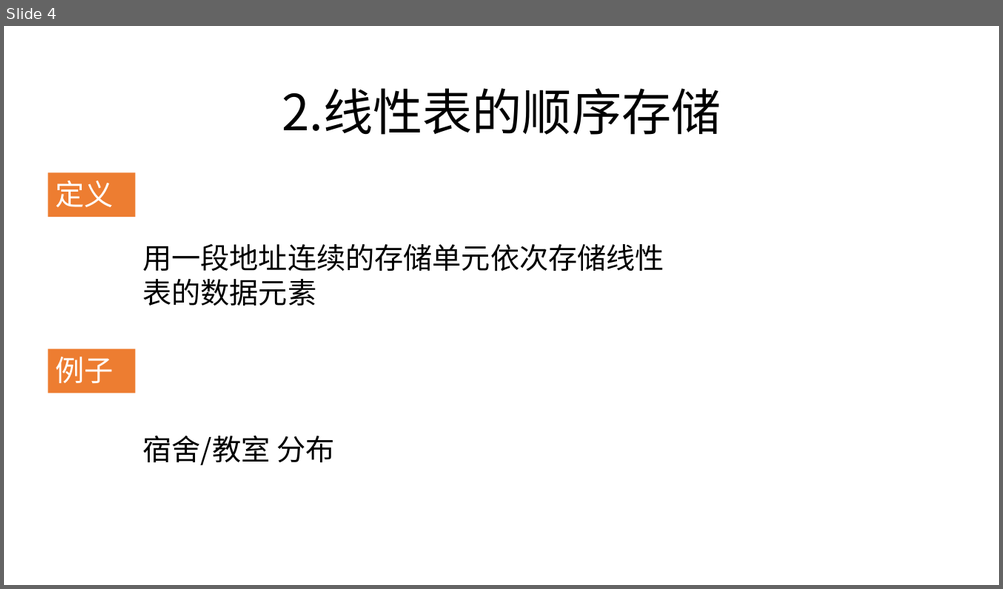
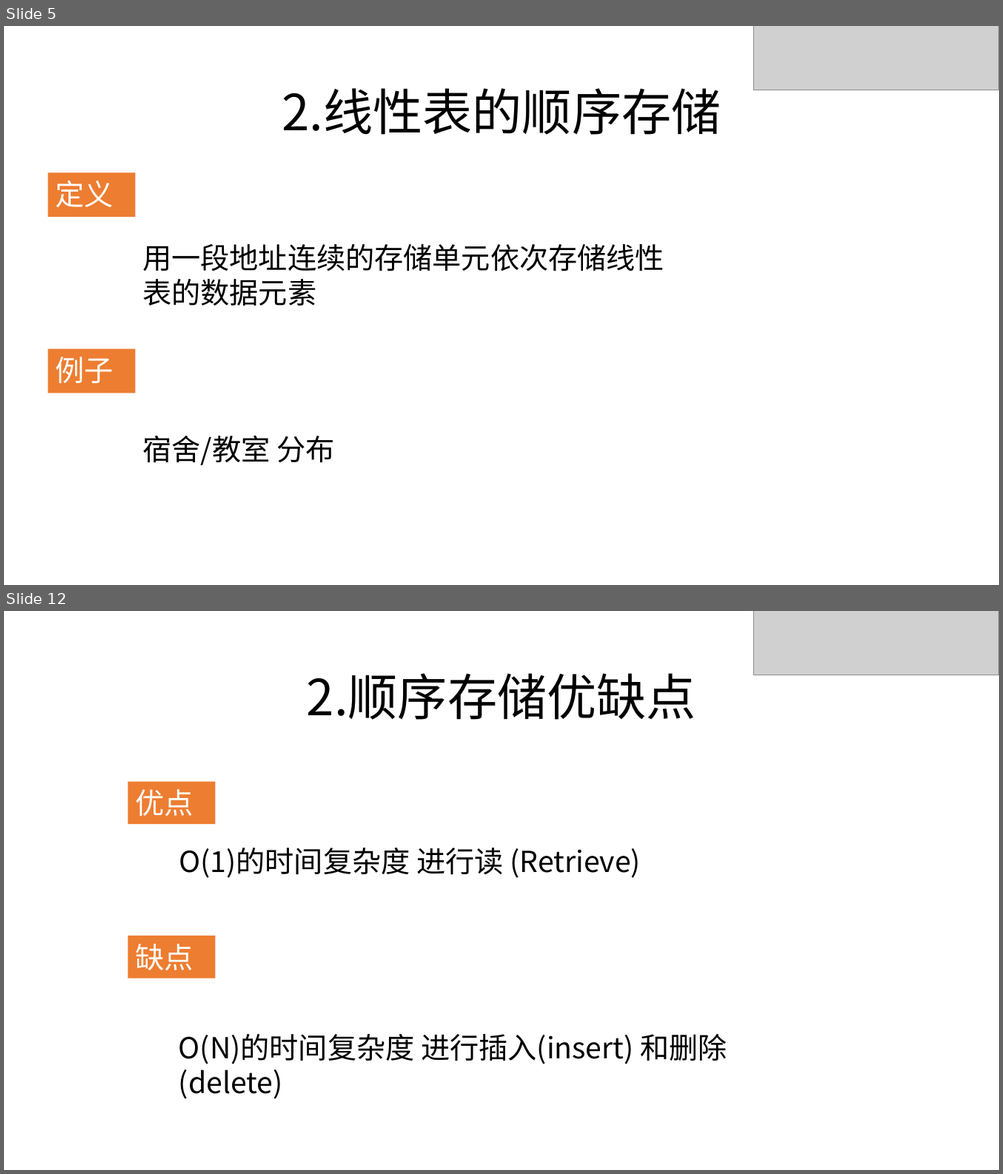
Before and after one commit to zjyesir/hmc_data_structure, a slide deck: 2.线性表.pptx. Shown one above the other, each under a label of ours: slide 4 before the commit, slides 5 and 12 after it; the slides between them are not shown. The pictures are 1003x589 and 1003x1174 pixels, drawn with LibreOffice and Linux fonts; fonts in the diff are those of the drawing; grey boxes stand for pictures; background and template pictures are left out. Boxes give left, top, right and bottom in pixels: in the first picture for what was removed or moved away, otherwise in the second. Text is boxed around its words. In the diff, an @@ line names an element or a change of style, - is before the commit and + after.

```diff
--- a/2.线性表.pptx
+++ b/2.线性表.pptx
@@ slide 12 added at [4, 611, 999, 1170], background picture (left out) @@
@@ picture added at [754, 611, 999, 675] @@
@@ text added at [307, 673, 696, 720], 48 pt, text #000000 @@
+2.顺序存储优缺点
@@ rectangle added at [128, 782, 215, 824], fill #ED7D31, 28 pt, text #FFFFFF @@
+优点
@@ text added at [179, 848, 640, 878], 28 pt, text #000000 @@
+O(1)的时间复杂度 进行读 (Retrieve)
@@ rectangle added at [128, 936, 215, 978], fill #ED7D31, 28 pt, text #FFFFFF @@
+缺点
@@ text added at [179, 1034, 727, 1065], 28 pt, text #000000 @@
+O(N)的时间复杂度 进行插入(insert) 和删除(delete)
@@ what was slide 4 is now slide 5 @@
@@ slide 5 changed as well @@
@@ picture added at [754, 26, 999, 90] @@
```
Also in this commit, not shown: 8 other slides changed, 18 other slides added, 3 slides removed, 9 other files.
